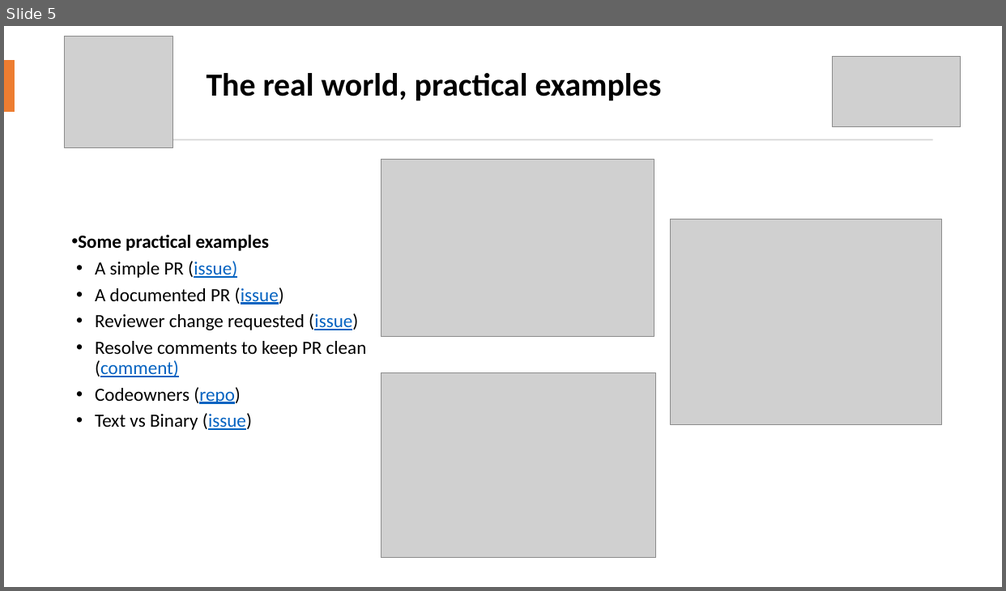
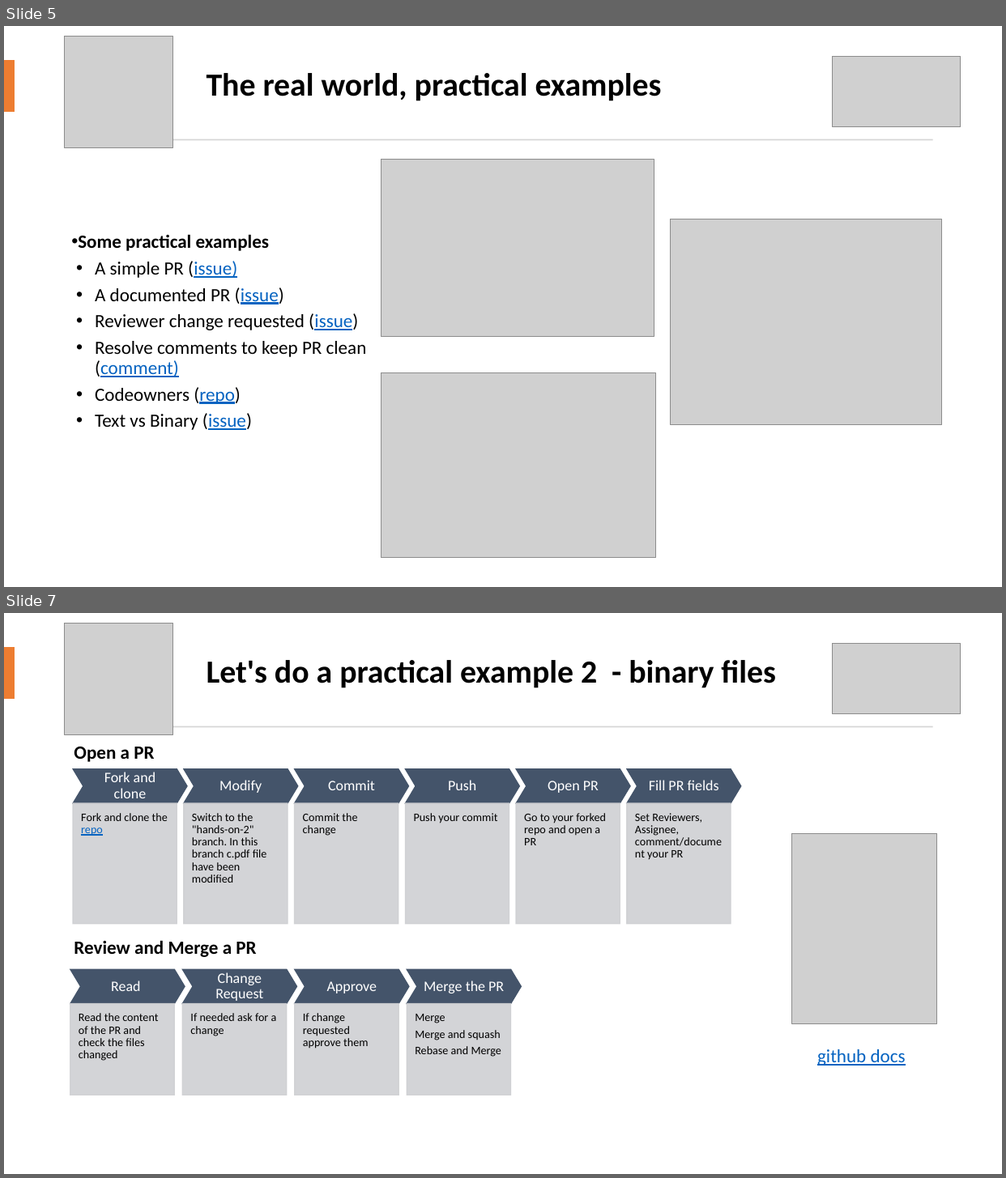
Before and after one commit to icub-tech-iit/training-pull-requests, a slide deck: training-pull-requests.pptx. Shown one above the other, each under a label of ours: slide 5 before the commit, slides 5 and 7 after it; the slides between them are not shown. The pictures are 1006x591 and 1006x1178 pixels, drawn with LibreOffice and Linux fonts; fonts in the diff are those of the drawing; grey boxes stand for pictures. Boxes give left, top, right and bottom in pixels: in the first picture for what was removed or moved away, otherwise in the second. Text is boxed around its words. In the diff, an @@ line names an element or a change of style, - is before the commit and + after.

Commit message:
updaed slides with 2 hands-on examples

```diff
--- a/training-pull-requests.pptx
+++ b/training-pull-requests.pptx
@@ slide 7 added at (x1=4, y1=613, x2=1002, y2=1174), background #FFFFFF @@
@@ picture added at (x1=64, y1=624, x2=172, y2=735) @@
@@ rectangle added at (x1=4, y1=648, x2=15, y2=699), fill #ED7D31 @@
@@ title added at (x1=206, y1=660, x2=776, y2=688), 31 pt, text #000000, bold @@
+Let's do a practical example 2 - binary files
@@ picture added at (x1=833, y1=644, x2=961, y2=715) @@
@@ rectangle added at (x1=73, y1=726, x2=933, y2=727), fill #D5D5D5 @@
@@ text added at (x1=74, y1=747, x2=154, y2=762), 18 pt, text #000000, bold @@
+Open a PR
@@ group added at (x1=73, y1=769, x2=740, y2=924): 12 texts, 6 chevrons, 6 rectangles @@
+Fork and clone
+Fork and clone the repo
+Modify
+Switch to the "hands-on-2" branch. In this branch c.pdf file have been modified
+Commit
+Commit the change
+Push
+Push your commit
+Open PR
+Go to your forked repo and open a PR
+Fill PR fields
+Set Reviewers, Assignee, comment/document your PR
@@ picture added at (x1=792, y1=834, x2=937, y2=1024) @@
@@ text added at (x1=74, y1=940, x2=256, y2=957), 18 pt, text #000000, bold @@
+Review and Merge a PR
@@ group added at (x1=70, y1=969, x2=522, y2=1095): 8 texts, 4 chevrons, 4 rectangles @@
+Read
+Read the content of the PR and check the files changed
+Change Request
+If needed ask for a change
+Approve
+If change requested approve them
+Merge the PR
+Merge
+Merge and squash
+Rebase and Merge
@@ text added at (x1=817, y1=1050, x2=906, y2=1066), 18 pt, text #0563C1, underline @@
+github docs
```
Also in this commit, not shown: 2 slides changed.
